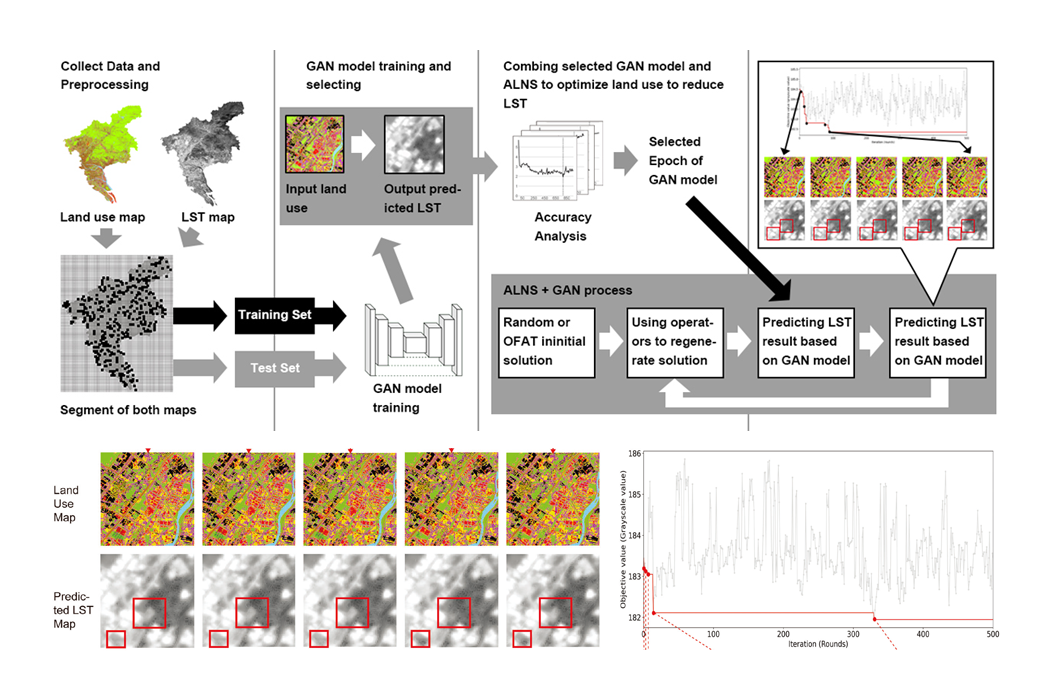
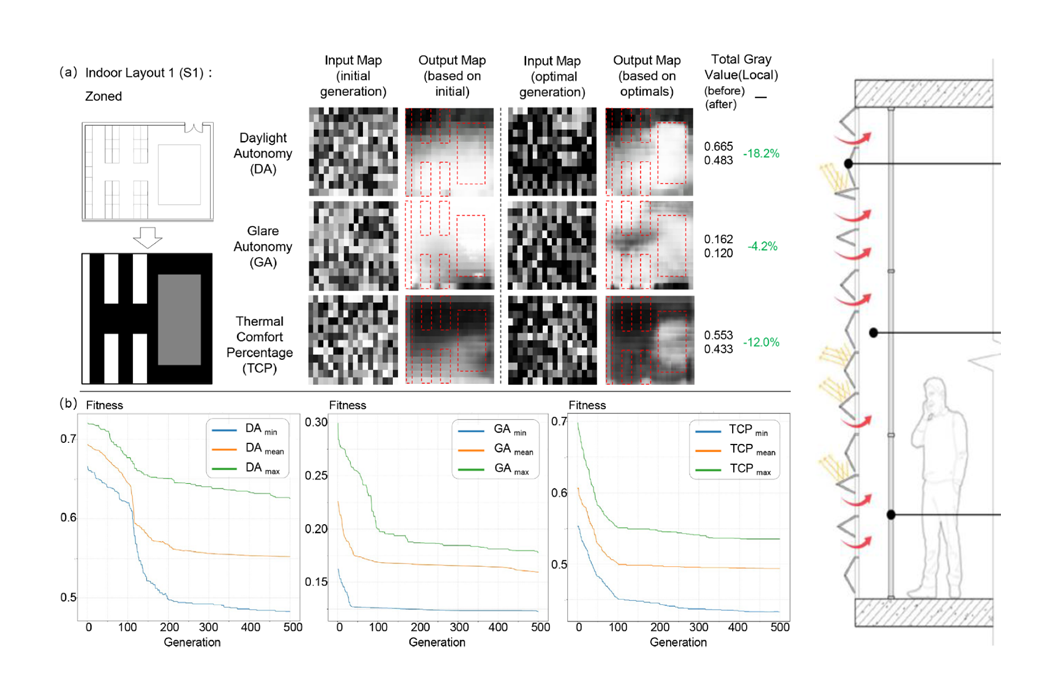
Before/after of a 1050 × 700 layered artwork. What changed in the layer stack:
removed layer "图层 3" over left=617, top=447, right=1001, bottom=650
painted on "图层 2" over left=52, top=50, right=1001, bottom=651
painted on "图层 1" over left=52, top=50, right=1001, bottom=651
